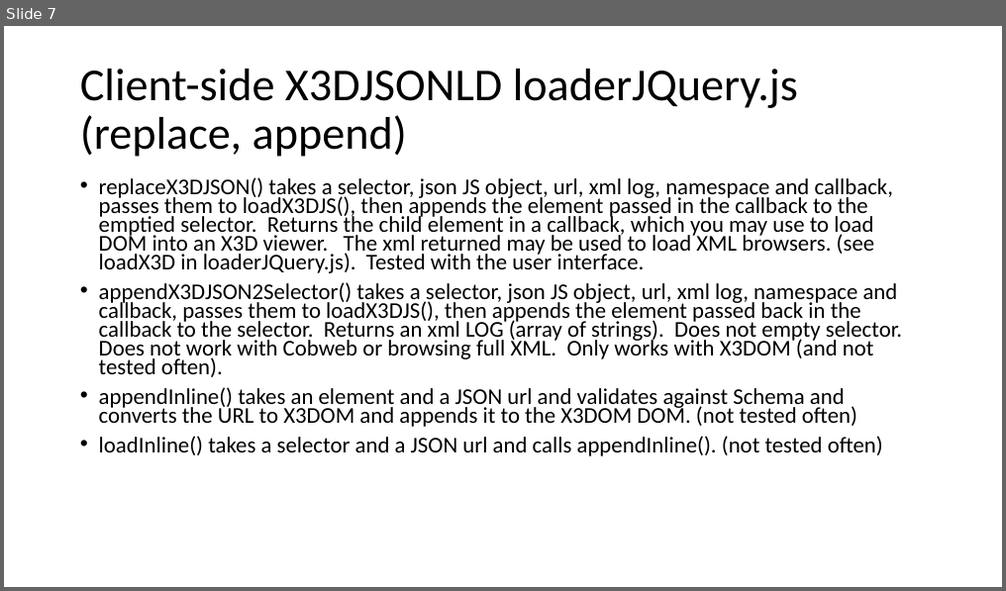
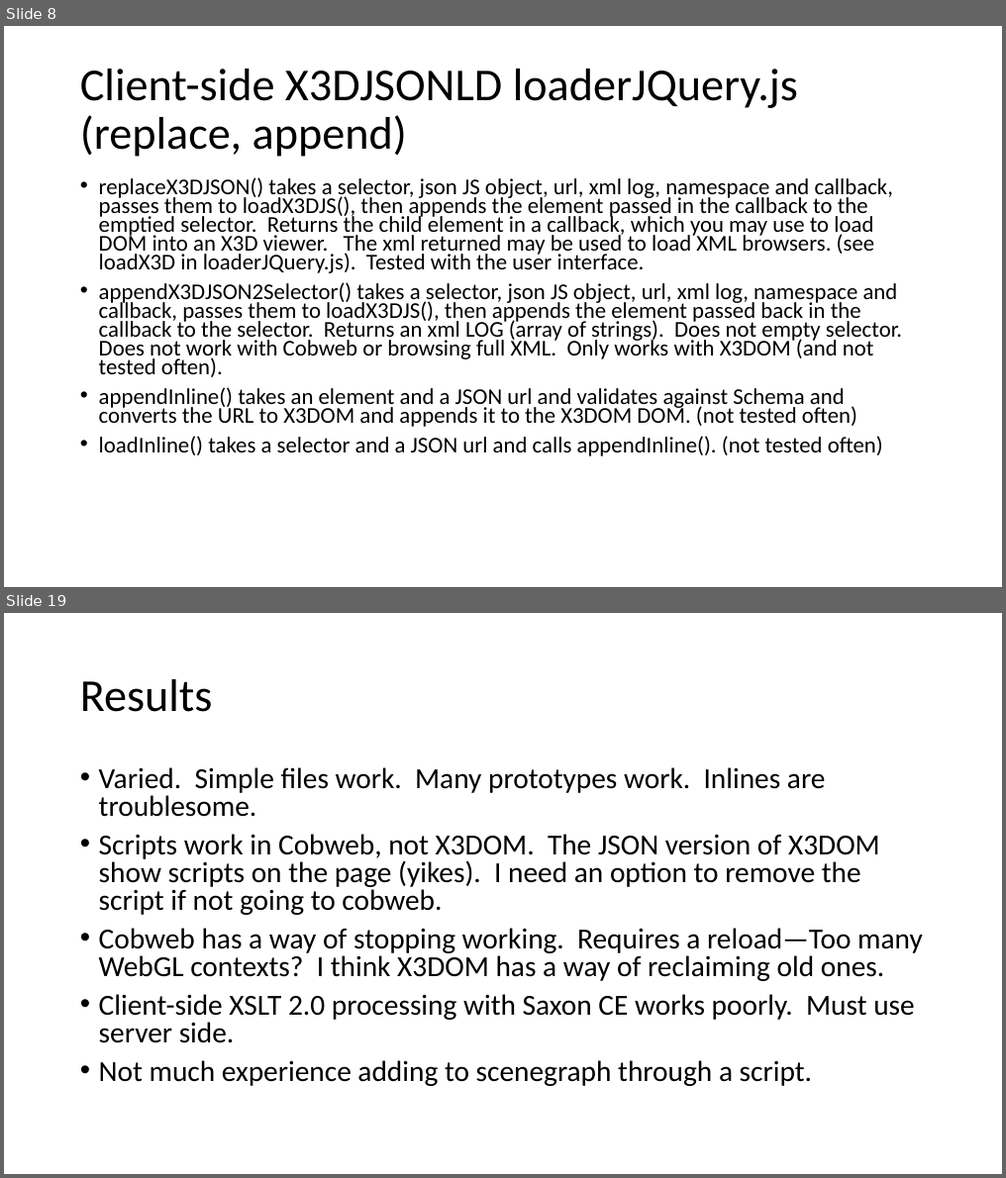
Before and after one commit to coderextreme/X3DJSONLD, a slide deck: doc/X3DJSONLoaderTutorial.pptx. Shown one above the other, each under a label of ours: slide 7 before the commit, slides 8 and 19 after it; the slides between them are not shown. The pictures are 1006x591 and 1006x1178 pixels, drawn with LibreOffice and Linux fonts; fonts in the diff are those of the drawing. Boxes give left, top, right and bottom in pixels: in the first picture for what was removed or moved away, otherwise in the second. Text is boxed around its words. In the diff, an @@ line names an element or a change of style, - is before the commit and + after.

```diff
--- a/doc/X3DJSONLoaderTutorial.pptx
+++ b/doc/X3DJSONLoaderTutorial.pptx
@@ slide 19 added at (4,613,1002,1174), background #FFFFFF @@
@@ title added at (80,679,213,712), 44 pt, text #000000 @@
+Results
@@ text added at (99,767,923,1086), 28 pt, text #000000 @@
+• Varied. Simple files work. Many prototypes work. Inlines are troublesome.
+• Scripts work in Cobweb, not X3DOM. The JSON version of X3DOM show scripts on the page (yikes). I need an option to remove the script if not going to cobweb.
+• Cobweb has a way of stopping working. Requires a reload—Too many WebGL contexts? I think X3DOM has a way of reclaiming old ones.
+• Client-side XSLT 2.0 processing with Saxon CE works poorly. Must use server side.
+• Not much experience adding to scenegraph through a script.
@@ what was slide 7 is now slide 8 @@
```
Also in this commit, not shown: 6 slides changed, 9 other slides added, 15 other files.
